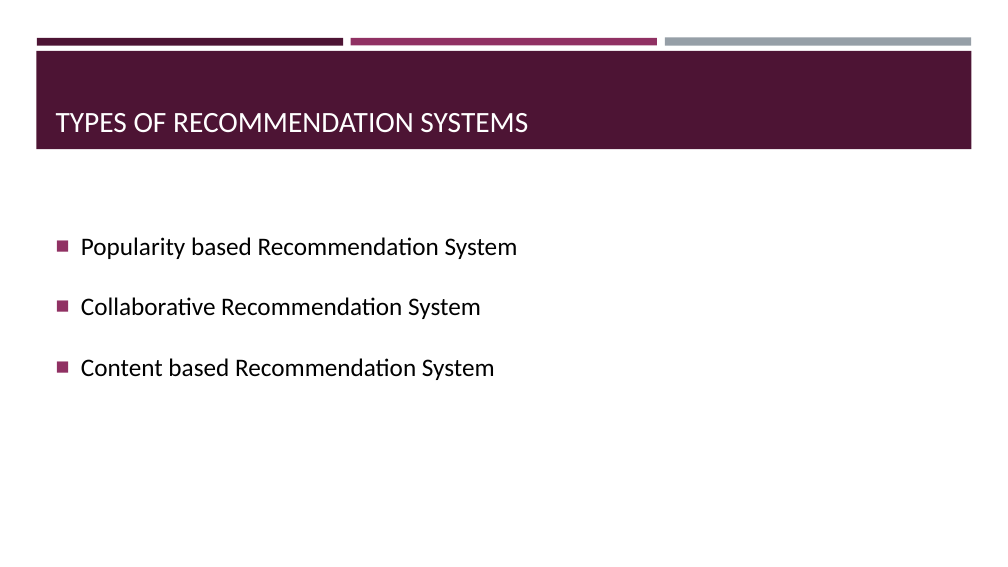
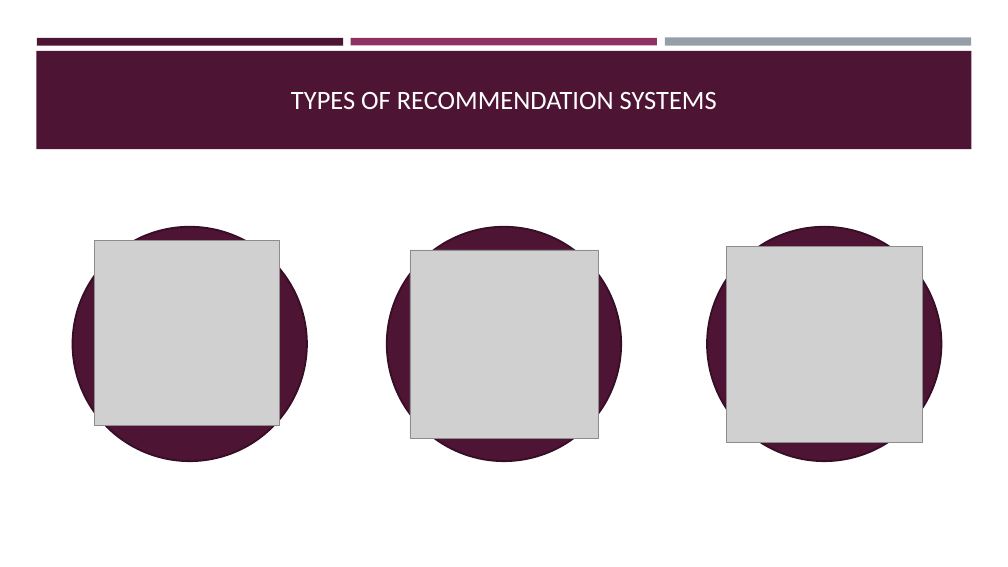
Before and after one commit to InnomaticsResearchLabsProject/Recommendation-system, a slide deck: slide 4 of Movie_RS.pptx. Drawn at 1008x567 pixels with LibreOffice and Linux fonts; fonts in the diff are those of the drawing; grey boxes stand for pictures. Boxes give left, top, right and bottom in pixels: in the first picture for what was removed or moved away, otherwise in the second. Text is boxed around its words. In the diff, an @@ line names an element or a change of style, - is before the commit and + after.

Commit message:
types of RS elaboration

```diff
--- a/Movie_RS.pptx
+++ b/Movie_RS.pptx
@@ title "TYPES OF RECOMMENDATION SYSTEMS": place and size @@
-title "TYPES OF RECOMMENDATION SYSTEMS" at (56, 113, 528, 133)
+title "TYPES OF RECOMMENDATION SYSTEMS" at (291, 92, 717, 109)
@@ title "TYPES OF RECOMMENDATION SYSTEMS" at (291, 92, 717, 109): size 28 to 25.2 pt; alignment left to centre @@
@@ ellipse added at (73, 227, 307, 461), fill #4D1434, outline #390F26 1.75 pt @@
@@ text removed at (81, 237, 518, 380) @@
-■ Popularity based Recommendation System
-■ Collaborative Recommendation System
-■ Content based Recommendation System
@@ ellipse added at (387, 227, 622, 461), fill #4D1434, outline #390F26 1.75 pt @@
@@ ellipse added at (707, 227, 941, 461), fill #4D1434, outline #390F26 1.75 pt @@
@@ picture added at (95, 240, 280, 426) @@
@@ picture added at (410, 250, 598, 439) @@
@@ picture added at (727, 246, 923, 442) @@
```
Also in this commit, not shown: 2 other slides changed, 3 slides added.
